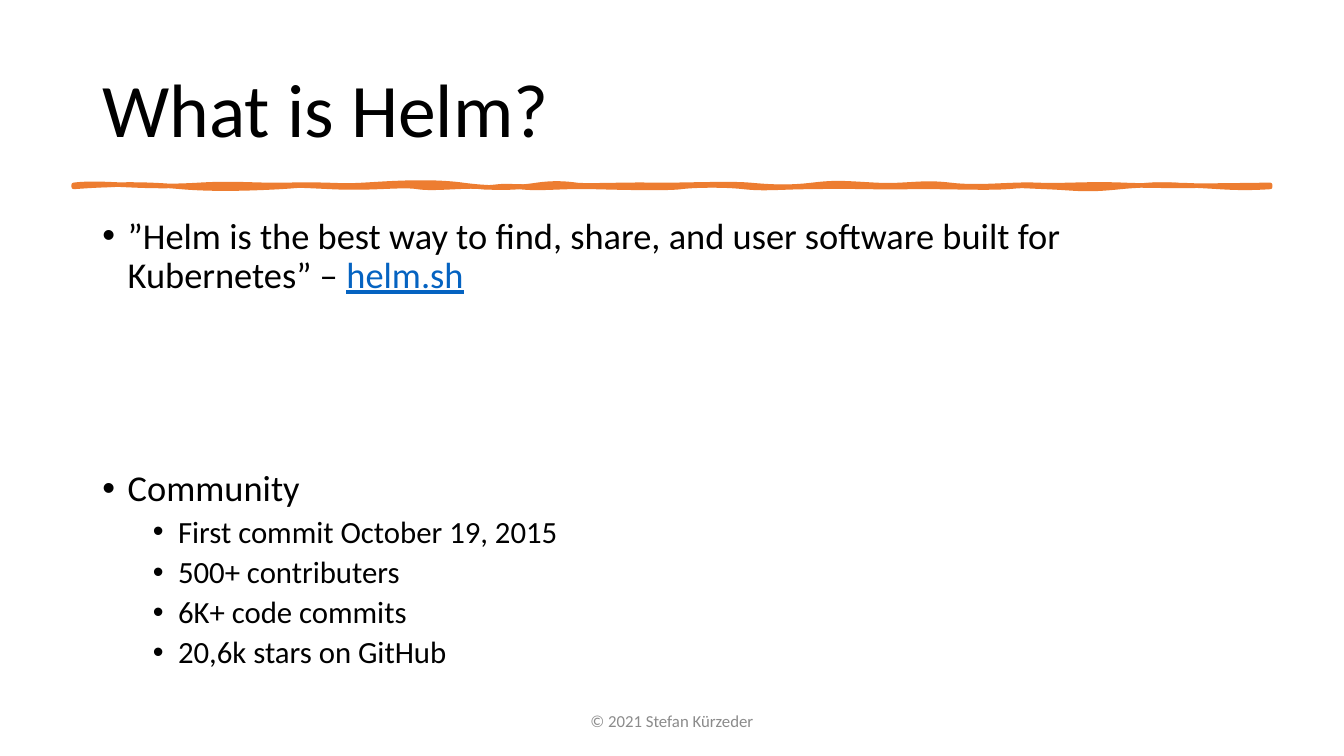
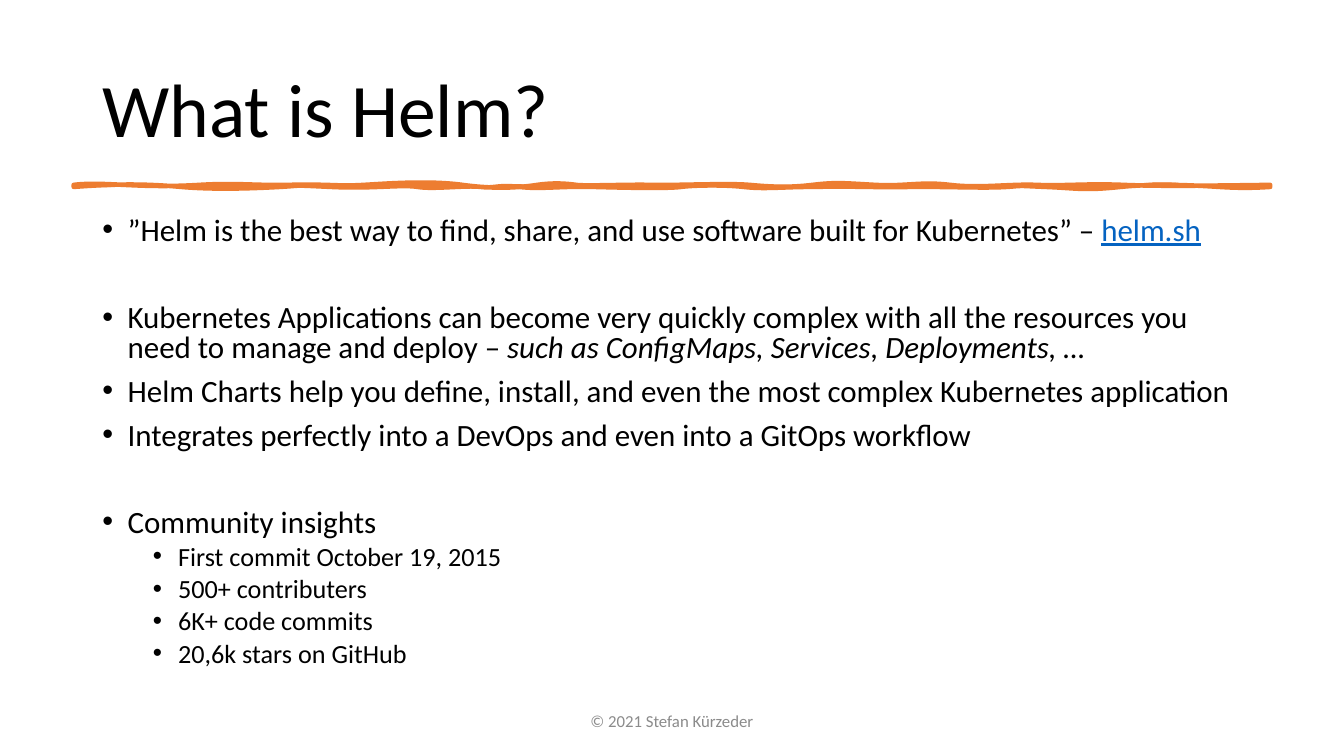
Before and after one commit to StiviiK/helm-handson, a slide deck: slide 3 of docs/Presentation-Helm.pptx. Drawn at 1344x756 pixels with LibreOffice and Linux fonts; fonts in the diff are those of the drawing. Boxes give left, top, right and bottom in pixels: in the first picture for what was removed or moved away, otherwise in the second. Text is boxed around its words. In the diff, an @@ line names an element or a change of style, - is before the commit and + after.

```diff
--- a/docs/Presentation-Helm.pptx
+++ b/docs/Presentation-Helm.pptx
@@ text at [128, 219, 1229, 539]: text changed; size 26 to 22.1 pt @@
-• ”Helm is the best way to find, share, and user software built for Kubernetes” – helm.sh
-• Community
+• ”Helm is the best way to find, share, and use software built for Kubernetes” – helm.sh
+• Kubernetes Applications can become very quickly complex with all the resources you need to manage and deploy – such as ConfigMaps, Services, Deployments, …
+• Helm Charts help you define, install, and even the most complex Kubernetes application
+• Integrates perfectly into a DevOps and even into a GitOps workflow
+• Community insights
@@ text at [178, 547, 501, 666]: size 22 to 18.7 pt in "First commit October 19, 2015", "500+ contributers", "6K+ code commits", "20,6k stars on GitHub"; line spacing 0.9 to 0.8 @@
```
Also in this commit, not shown: 3 other slides changed, 1 slide added, 1 slide removed, 6 other files.
